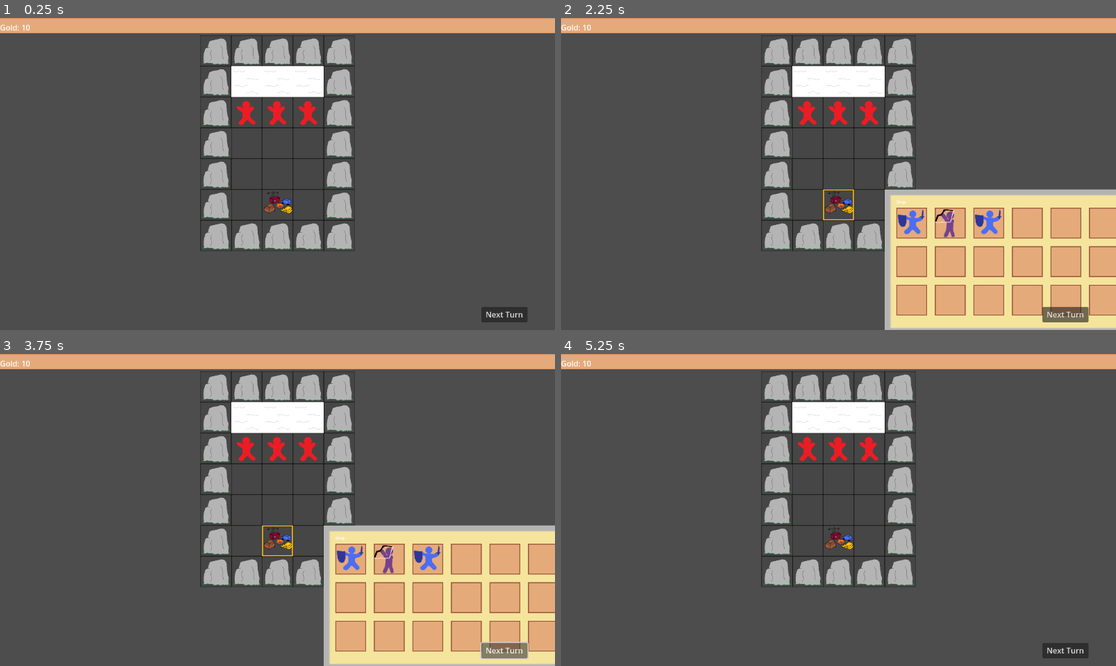
Above: before the commit, frames 1-4 (two rows, left to right).
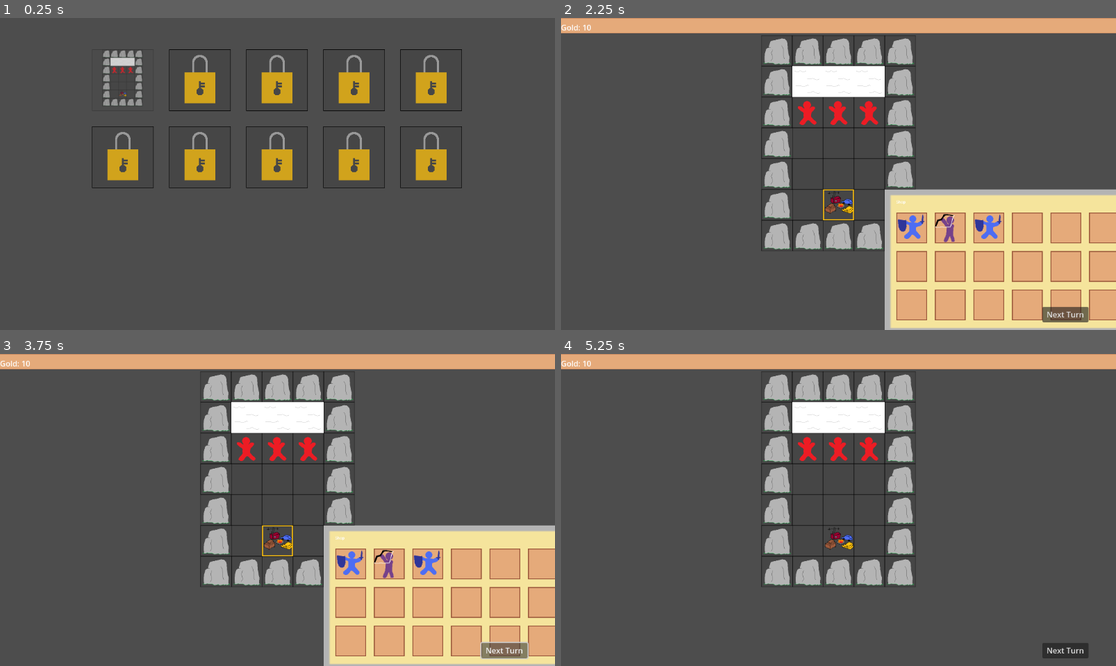
Above: after the commit, the same moments.

Repository: Wayl123/CardPuzzleGame
Game: Godot game, scene res://scene/scene_switcher.tscn
Same seed, same stepped clock (60 frames per second), same inputs: the game is played once before the commit and once after it. Before the commit the project starts from res://scene/test_map.tscn.
Inputs (mouse positions are in pixels of both pictures, inside the frame that each line leads up to):
- Up to frame 1 (0.25 s): no input
- Up to frame 2 (2.25 s): click (683, 80) at 0.52 s; click (805, 111) at 1.27 s; click (838, 205) at 2 s
- Up to frame 3 (3.75 s): click (349, 559) at 2.77 s; click "Next Turn" at 3.5 s
- Up to frame 4 (5.25 s): click "Next Turn" at 4.25 s; click (838, 416) at 5.02 s

The runs differ from the first frame. In frame 1, 20% of the frame differs, in the area x 0-100%, y 0-98%; in frame 2, 4.1%; in frame 3, 4.1%; in frame 4, nothing differs.

Commit message:
Set up basic level select with scene switcher that switch to level clicked in level select #26 also slight change to shop menu since flowbox seems like a better fit

Diff:
--- a/project.godot
+++ b/project.godot
@@ -11,7 +11,7 @@
 [application]
 
 config/name="Card Puzzle Game"
-run/main_scene="res://scene/test_map.tscn"
+run/main_scene="res://scene/scene_switcher.tscn"
 config/features=PackedStringArray("4.1", "GL Compatibility")
 
 [input]
--- a/scene/enemy.tscn
+++ b/scene/enemy.tscn
@@ -5,3 +5,4 @@
 [node name="Enemy" type="TextureButton"]
 mouse_filter = 1
 script = ExtResource("1_8g0kx")
+unit_id = null
--- /dev/null
+++ b/scene/level.tscn
@@ -0,0 +1,19 @@
+[gd_scene load_steps=4 format=3 uid="uid://c831108q2ciir"]
+
+[ext_resource type="Texture2D" uid="uid://djwlllvuuujp2" path="res://image/level_select/level_slot.png" id="1_thyne"]
+[ext_resource type="Texture2D" uid="uid://c27aer0us0akq" path="res://image/level_select/locked.png" id="2_ama1g"]
+[ext_resource type="Script" path="res://scripts/Level.gd" id="3_ktgjm"]
+
+[node name="LevelSlot" type="TextureRect"]
+offset_right = 40.0
+offset_bottom = 40.0
+texture = ExtResource("1_thyne")
+
+[node name="Level" type="TextureButton" parent="."]
+modulate = Color(1, 1, 1, 0.74902)
+layout_mode = 0
+offset_right = 40.0
+offset_bottom = 40.0
+disabled = true
+texture_disabled = ExtResource("2_ama1g")
+script = ExtResource("3_ktgjm")
--- /dev/null
+++ b/scene/level_select.tscn
@@ -0,0 +1,19 @@
+[gd_scene load_steps=2 format=3 uid="uid://cpey6a6d2k237"]
+
+[ext_resource type="Script" path="res://scripts/Levels.gd" id="1_77a0h"]
+
+[node name="LevelSelect" type="Node2D"]
+
+[node name="Levels" type="Control" parent="."]
+layout_mode = 3
+anchors_preset = 0
+offset_right = 40.0
+offset_bottom = 40.0
+
+[node name="LevelContainer" type="HFlowContainer" parent="Levels"]
+offset_right = 40.0
+offset_bottom = 40.0
+theme_override_constants/h_separation = 32
+theme_override_constants/v_separation = 32
+alignment = 1
+script = ExtResource("1_77a0h")
--- a/scene/player.tscn
+++ b/scene/player.tscn
@@ -7,3 +7,4 @@
 offset_bottom = 40.0
 mouse_filter = 1
 script = ExtResource("1_vaq0c")
+unit_id = null
--- a/scene/player_ui.tscn
+++ b/scene/player_ui.tscn
@@ -12,7 +12,7 @@
 _data = [Vector2(0, -1), 0.0, 2.0, 0, 1, Vector2(1, 1), 2.0, 0.0, 1, 0]
 point_count = 2
 
-[node name="PlayerUI" type="Node2D" groups=["PreloadedData"]]
+[node name="PlayerUI" type="Node2D"]
 script = ExtResource("1_5mpsc")
 
 [node name="TopBar" type="TextureRect" parent="." groups=["PlayerItem"]]
--- /dev/null
+++ b/scene/scene_switcher.tscn
@@ -0,0 +1,6 @@
+[gd_scene load_steps=2 format=3 uid="uid://bcbny1vrdque5"]
+
+[ext_resource type="Script" path="res://scripts/SceneSwitcher.gd" id="1_jgvvp"]
+
+[node name="SceneSwitcher" type="Node" groups=["GlobalData"]]
+script = ExtResource("1_jgvvp")
--- a/scene/shop_menu.tscn
+++ b/scene/shop_menu.tscn
@@ -24,7 +24,7 @@
 [node name="ShopItems" type="MarginContainer" parent="."]
 layout_mode = 0
 offset_left = 24.0
-offset_top = 24.0
+offset_top = 80.0
 offset_right = 1000.0
 offset_bottom = 576.0
 theme_override_constants/margin_left = 16
@@ -32,10 +32,11 @@
 theme_override_constants/margin_right = 16
 theme_override_constants/margin_bottom = 16
 
-[node name="RowContainer" type="VBoxContainer" parent="ShopItems"]
+[node name="RowContainer" type="HFlowContainer" parent="ShopItems"]
 unique_name_in_owner = true
 layout_mode = 2
-theme_override_constants/separation = 32
+theme_override_constants/h_separation = 32
+theme_override_constants/v_separation = 32
 alignment = 1
 
 [node name="SelectedItem" type="MarginContainer" parent="."]
--- a/scripts/GridNodeType.gd
+++ b/scripts/GridNodeType.gd
@@ -1,6 +1,6 @@
 extends TextureRect
 
-@onready var preloadedData = get_tree().get_first_node_in_group("PreloadedData")
+@onready var globalData = get_tree().get_first_node_in_group("GlobalData")
 @onready var content = %Content
 
 @export var nodeType: String
@@ -20,14 +20,14 @@
 			content.set_texture_normal(load("res://image/map/boulder_wall.png"))
 		"enemy":
 			content.set_disabled(true)
-			content.add_unit(preloadedData.get_unit_data(unitId), "E")
+			content.add_unit(globalData.get_unit_data_copy(unitId), "E")
 			content.add_to_group("TargetableNode")
 		"player":
-			content.add_unit(preloadedData.get_unit_data(unitId), "P")
+			content.add_unit(globalData.get_unit_data_copy(unitId), "P")
 			content.add_to_group("TargetableNode")
 		"shop":
 			content.set_disabled(true)
-			content.add_shop(preloadedData.get_shop_data(unitId))
+			content.add_shop(globalData.get_shop_data_copy(unitId))
 		"portal":
 			content.set_disabled(true)
 			var portal = TextureButton.new()
--- /dev/null
+++ b/scripts/Level.gd
@@ -0,0 +1,17 @@
+extends TextureButton
+
+@onready var globalData = get_tree().get_first_node_in_group("GlobalData")
+
+var data = {}
+
+func set_level(pData : Dictionary) -> void:
+	data = pData
+
+	set_texture_normal(load(data["image"]))
+	set_disabled(data["locked"])
+
+func _ready() -> void:
+	connect("pressed", Callable(self, "_on_button_pressed"))
+
+func _on_button_pressed() -> void:
+	globalData.select_level(data["scene"])
--- /dev/null
+++ b/scripts/LevelList.json
@@ -0,0 +1,16 @@
+{
+	"0": {
+		"name": "Tutorial",
+		"scene": "res://scene/test_map.tscn",
+		"image": "res://image/level_select/level_preview/level0.png",
+		"locked": false,
+		"completion-unlock": ["1"]
+	},
+	"1": {
+		"name": "Level1",
+		"scene": "res://scene/test_map.tscn",
+		"image": "res://image/level_select/level_preview/level0.png",
+		"locked": true,
+		"completion-unlock": [""]
+	}
+}
--- /dev/null
+++ b/scripts/Levels.gd
@@ -0,0 +1,34 @@
+extends HFlowContainer
+
+@onready var globalData = get_tree().get_first_node_in_group("GlobalData")
+
+var LEVEL = preload("res://scene/level.tscn")
+
+func _ready() -> void:
+	get_tree().root.connect("size_changed", Callable(self, "_on_viewport_size_changed"))
+
+	_update_size()
+	_init_level_slot()
+	_add_level_data()
+
+func _on_viewport_size_changed() -> void:
+	_update_size()
+
+func _update_size() -> void:
+	var viewportSize = get_viewport().size
+	set_size(Vector2(viewportSize.x * 0.8, viewportSize.y * 0.8))
+	set_position(Vector2(viewportSize.x * 0.1, viewportSize.y * 0.1))
+
+func _init_level_slot() -> void:
+	for n in 10:
+		var level = LEVEL.instantiate()
+		level.add_to_group("LevelSlots")
+		add_child(level)
+
+func _add_level_data() -> void:
+	var levelSlots = get_tree().get_nodes_in_group("LevelSlots")
+	var levelPointer = 0
+
+	for level in globalData.get_level_data().values():
+		levelSlots[levelPointer].get_node("Level").set_level(level)
+		levelPointer += 1
--- /dev/null
+++ b/scripts/SceneSwitcher.gd
@@ -0,0 +1,66 @@
+extends Node
+
+var LEVELSELECT = preload("res://scene/level_select.tscn")
+
+var levelListPath = "res://scripts/LevelList.json"
+var unitListPath = "res://scripts/UnitList.json"
+var shopListPath = "res://scripts/ShopContentList.json"
+var levelData = {}
+var deckData = {}
+var unitDataTemplate = {}
+var shopDataTemplate = {}
+
+var currentLevel = {}
+var currentScene
+
+func _ready() -> void:
+	_load_all_data()
+	_set_current_scene(LEVELSELECT.instantiate())
+
+func _load_json_file(filePath : String) -> Dictionary:
+	if FileAccess.file_exists(filePath):
+		var dataFile = FileAccess.open(filePath, FileAccess.READ)
+		var parsedResult = JSON.parse_string(dataFile.get_as_text())
+
+		if parsedResult is Dictionary:
+			return parsedResult
+		else:
+			print("Error reading file")
+	else:
+		print("File doesn't exist")
+
+	return {}
+
+func _load_all_data() -> void:
+	levelData = _load_json_file(levelListPath)
+	unitDataTemplate = _load_json_file(unitListPath)
+	shopDataTemplate = _load_json_file(shopListPath)
+
+func get_level_data() -> Dictionary:
+	return levelData
+
+func get_unit_data_copy(pId : String) -> Dictionary:
+	return unitDataTemplate[pId].duplicate(true)
+
+func get_shop_data_copy(pId : String) -> Dictionary:
+	return shopDataTemplate[pId].duplicate(true)
+
+func _set_current_scene(pNode : Node2D) -> void:
+	if currentScene:
+		currentScene.queue_free()
+	currentScene = pNode
+	add_child(pNode)
+
+func select_level(scene : String) -> void:
+	var level = load(scene).instantiate()
+	_set_current_scene(level)
+
+func complete_level(pData : Dictionary, success : bool) -> void:
+	var newDeck = {}
+
+	if success:
+		for unlock in currentLevel["completion-unlock"]:
+			levelData[unlock] = true
+
+	var levelSelect = LEVELSELECT.instantiate()
+	_set_current_scene(levelSelect)
--- a/scripts/Shop.gd
+++ b/scripts/Shop.gd
@@ -1,6 +1,6 @@
 extends TextureButton
 
-@onready var preloadedData = get_tree().get_first_node_in_group("PreloadedData")
+@onready var globalData = get_tree().get_first_node_in_group("GlobalData")
 @onready var popup = get_tree().get_first_node_in_group("Popup")
 
 @export var shop_id: String
@@ -18,12 +18,12 @@
 	connect("pressed", Callable(self, "_on_button_pressed"))
 
 	if not data:
-		data = preloadedData.get_shop_data(shop_id)
+		data = globalData.get_shop_data_copy(shop_id)
 		set_texture_normal(load(data["image"]))
 
 	var contentData = {}
 	for content in data["content"]:
-		contentData[content] = preloadedData.get_unit_data(content)
+		contentData[content] = globalData.get_unit_data_copy(content)
 
 	data["content"] = contentData
 
--- a/scripts/ShopMenu.gd
+++ b/scripts/ShopMenu.gd
@@ -6,7 +6,6 @@
 
 var drag_position = null
 var data = {}
-var itemPointer = 0
 
 func init(pData):
 	data = pData
@@ -31,20 +30,14 @@
 		set_global_position(get_global_mouse_position() - drag_position)
 
 func _init_item_slots():
-	for n in 3:
-		var itemRow = HBoxContainer.new()
-		itemRow.set_alignment(1)
-		itemRow.set("theme_override_constants/separation", 32)
-
-		for m in 6:
+		for m in 18:
 			var shopItem = SHOPITEM.instantiate()
 			shopItem.add_to_group("ItemSlots")
-			itemRow.add_child(shopItem)
-
-		rowContainer.add_child(itemRow)
+			rowContainer.add_child(shopItem)
 
 func _add_shop_item():
 	var itemSlots = get_tree().get_nodes_in_group("ItemSlots")
+	var itemPointer = 0
 
 	for key in data["content"].keys():
 		itemSlots[itemPointer].get_node("Item").set_item(key, data["content"][key])
--- a/scripts/UnitCard.gd
+++ b/scripts/UnitCard.gd
@@ -1,6 +1,6 @@
 extends TextureButton
 
-@onready var preloadedData = get_tree().get_first_node_in_group("PreloadedData")
+@onready var globalData = get_tree().get_first_node_in_group("GlobalData")
 @onready var map = get_tree().get_first_node_in_group("ActiveMap")
 @onready var popup = get_tree().get_first_node_in_group("Popup")
 @onready var playerItem = get_tree().get_first_node_in_group("PlayerItem")
@@ -27,7 +27,7 @@
 	connect("mouse_exited", Callable(self, "_on_mouse_exited"))
 
 	if not data:
-		data = preloadedData.get_unit_data(unit_id)
+		data = globalData.get_unit_data_copy(unit_id)
 		set_texture_normal(load(data["image"]))
 
 func _on_button_pressed():
@@ -127,5 +127,5 @@
 			playerItem.change_gold(onEffect["coin"])
 
 		if onEffect.has("becomes"):
-			get_parent().add_unit(preloadedData.get_unit_data(onEffect["becomes"]), onEffect["becomes"][0])
+			get_parent().add_unit(globalData.get_unit_data_copy(onEffect["becomes"]), onEffect["becomes"][0])
 			queue_free()
Binary file added: image/level_select/level_preview/level0.png
Not shown, added: image/level_select/level_preview/level0.png.import
Binary file added: image/level_select/level_slot.png
Not shown, added: image/level_select/level_slot.png.import
Binary file added: image/level_select/locked.png
Not shown, added: image/level_select/locked.png.import
Not shown: 1 places in scene/damage_number.tscn that only renumber resources
Not shown: 1 places in scene/grid_node.tscn that only renumber resources
Not shown: 1 places in scene/locked.tscn that only renumber resources
Not shown: 1 places in scene/shop.tscn that only renumber resources
Not shown: 1 places in scene/test_map.tscn that only renumber resources
Not shown: 1 places in scene/unit_death.tscn that only renumber resources
